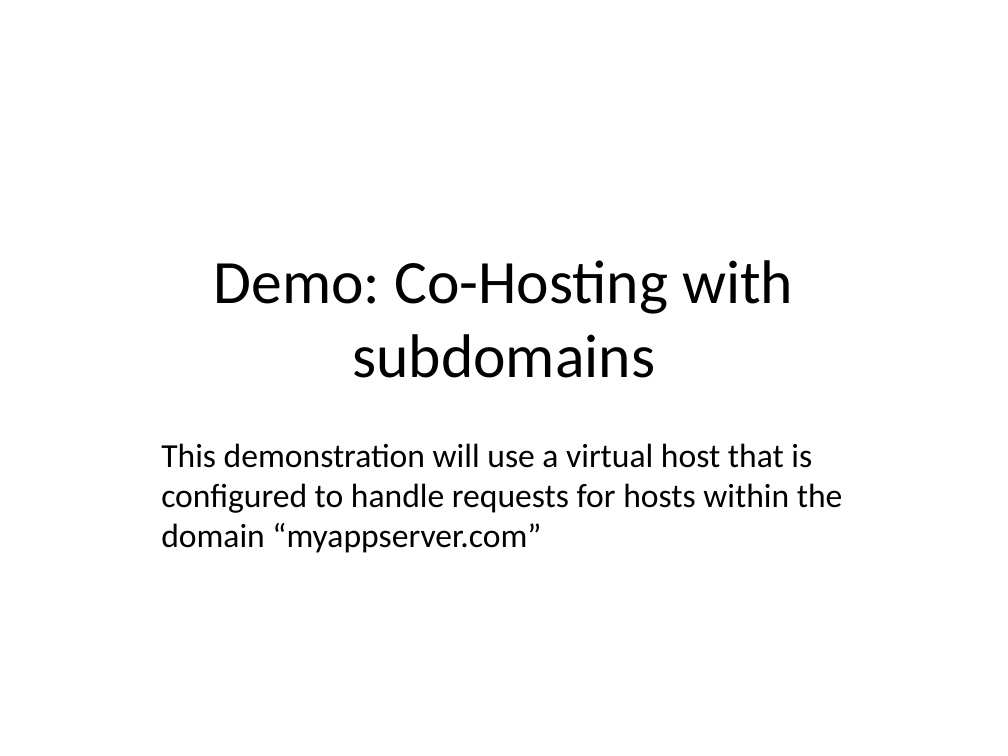
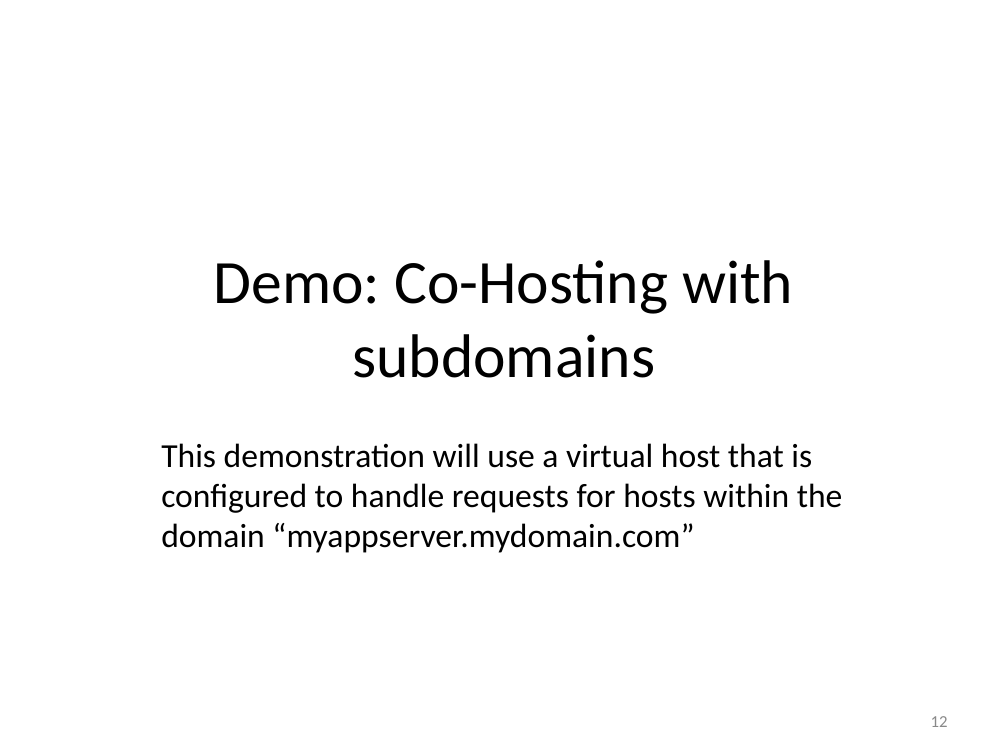
Before and after one commit to EdCharbeneau/CodePaLOUsa, a slide deck: slide 12 of 2013/LocalStorageSecurity/LocalStoragePresentation.ppt. Drawn at 1008x756 pixels with LibreOffice and Linux fonts; fonts in the diff are those of the drawing. Boxes give left, top, right and bottom in pixels: in the first picture for what was removed or moved away, otherwise in the second. Text is boxed around its words. In the diff, an @@ line names an element or a change of style, - is before the commit and + after.

Commit message:
Incoporate suggestions from first demo into slides.

```diff
--- a/2013/LocalStorageSecurity/LocalStoragePresentation.ppt
+++ b/2013/LocalStorageSecurity/LocalStoragePresentation.ppt
@@ subtitle at <box>161,443,843,553</box>: text changed @@
-This demonstration will use a virtual host that is configured to handle requests for hosts within the domain “myappserver.com”
+This demonstration will use a virtual host that is configured to handle requests for hosts within the domain “myappserver.mydomain.com”
@@ page number added at <box>931,716,948,727</box>, 12 pt, text #898989 @@
+12
```
Also in this commit, not shown: 19 other slides changed.
